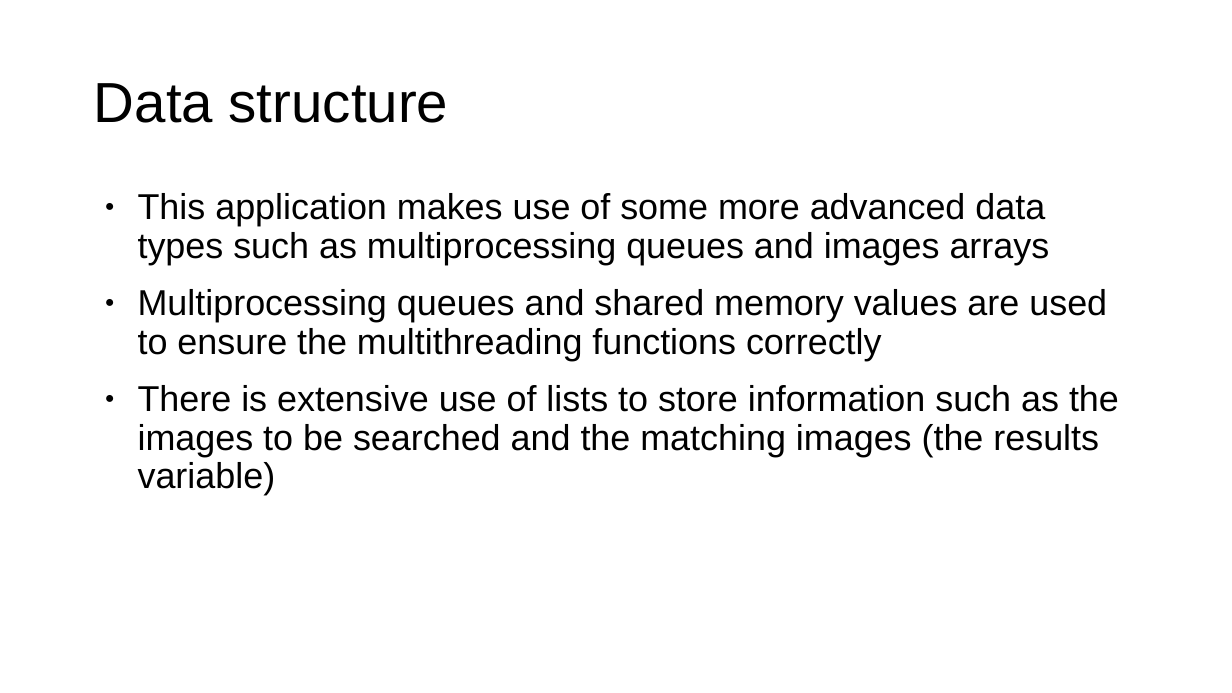
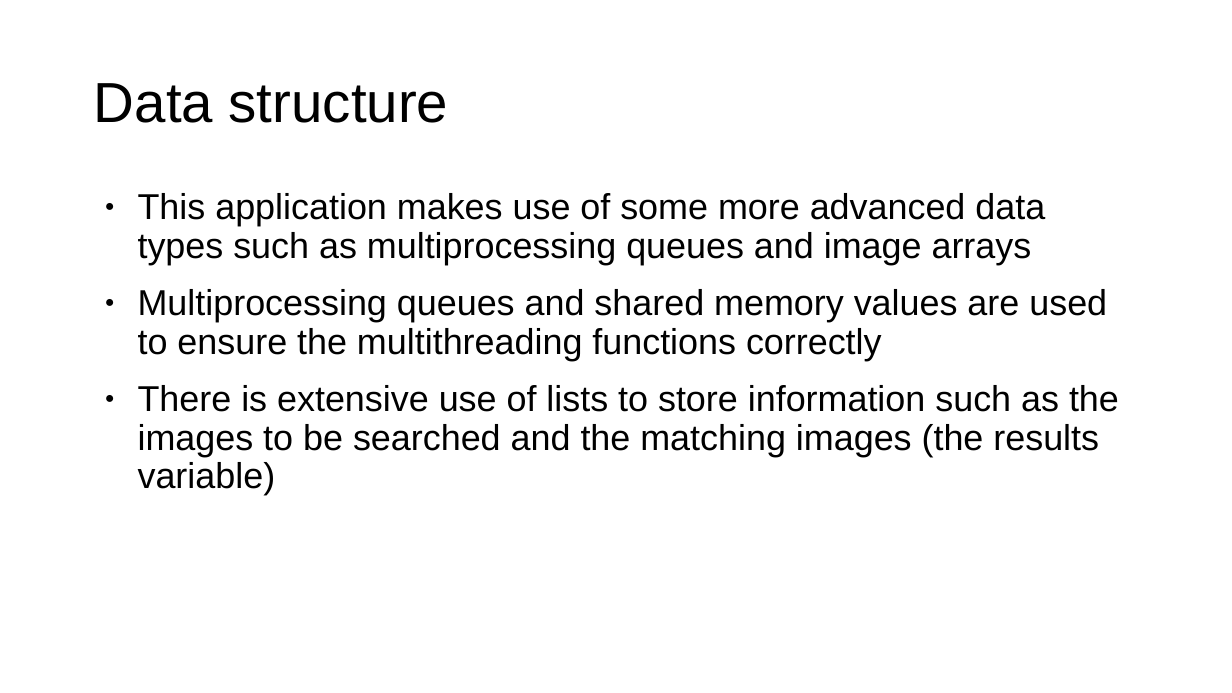
Before and after one commit to NoahHallows/software_mp, a slide deck: slide 5 of Documentation/software presentation.odp. Drawn at 1232x693 pixels with LibreOffice and Linux fonts; fonts in the diff are those of the drawing. Boxes give left, top, right and bottom in pixels: in the first picture for what was removed or moved away, otherwise in the second. Text is boxed around its words. In the diff, an @@ line names an element or a change of style, - is before the commit and + after.

```diff
--- a/Documentation/software presentation.odp
+++ b/Documentation/software presentation.odp
@@ text at <box>138,193,1045,265</box>: text changed @@
-● This application makes use of some more advanced data types such as multiprocessing queues and images arrays
+● This application makes use of some more advanced data types such as multiprocessing queues and image arrays
```
Also in this commit, not shown: 1 other slide changed, 1 other file.
